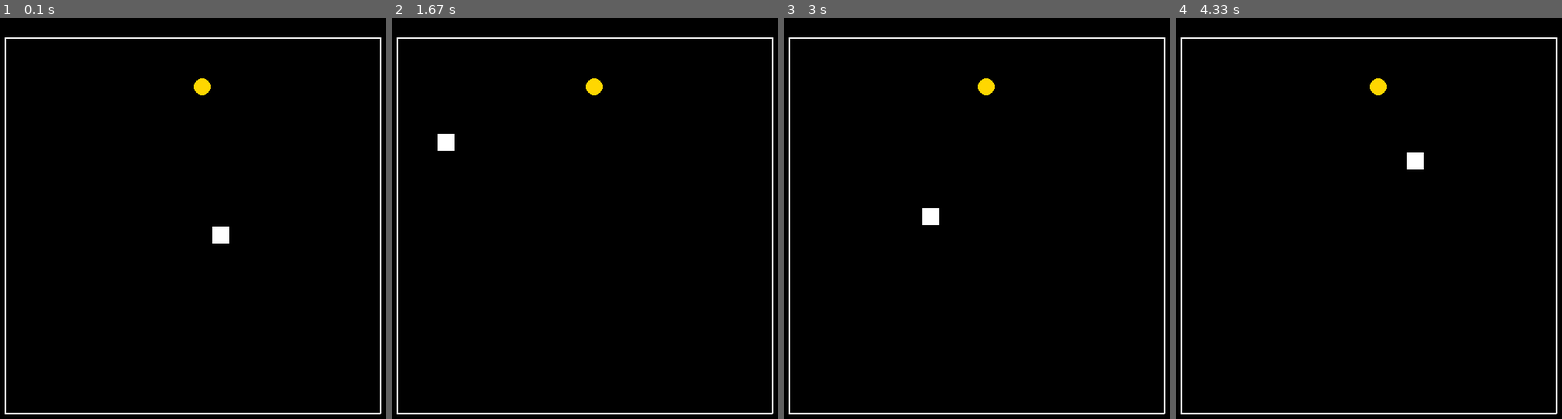
Above: before the commit, frames 1-4 (left to right).
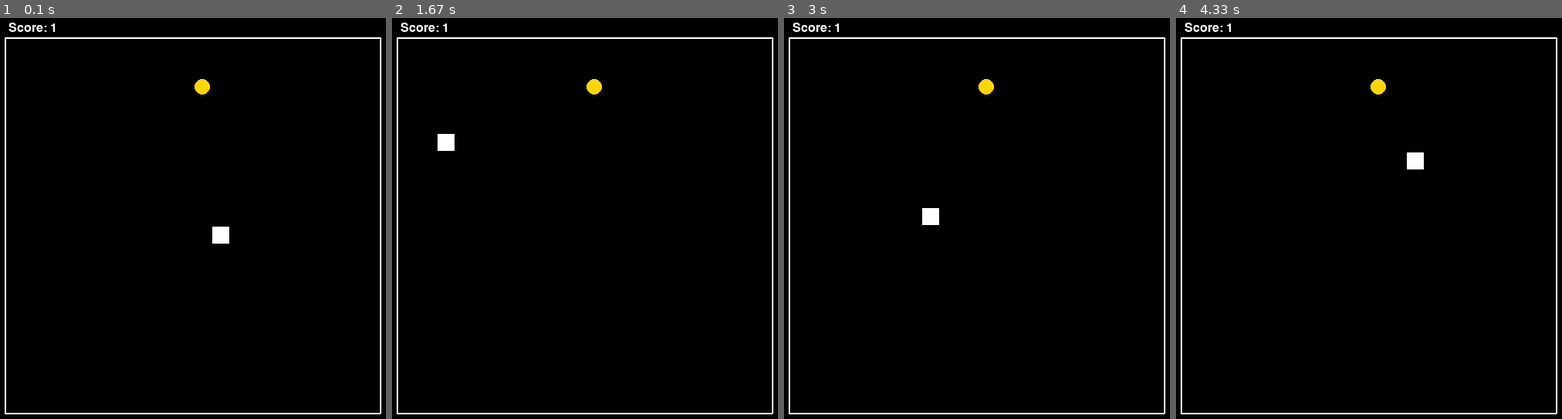
Above: after the commit, the same moments.

Repository: chees-e/PygameMisc
Game: pygame game, started from snake/snake.py
Same seed, same stepped clock (60 frames per second), same inputs: the game is played once before the commit and once after it.
Inputs:
- Up to frame 1 (0.1 s): no input
- Up to frame 2 (1.67 s): hold Right 0.33-0.8 s; hold Up 0.83-1.3 s; hold Right from 1.33 s (still down)
- Up to frame 3 (3 s): release Right at 1.8 s; hold Down 2.4-2.7 s; hold Left from 2.73 s (still down)
- Up to frame 4 (4.33 s): release Left at 3.13 s; hold Up 3.17-3.53 s; hold Right 3.57-4.2 s; hold Down from 4.23 s (still down)

The runs differ from the first frame. In frame 1, 0.2% of the frame differs, in the area x 2-55%, y 1-20%; in frame 2, 0.2%; in frame 3, 0.2%; in frame 4, 0.2%.

Commit message:
added score

Diff:
--- /dev/null
+++ b/snake/const.py
@@ -0,0 +1,27 @@
+import pygame
+
+speed = [200, 100, 50]
+speed_idx = 1
+
+spacing = 24
+snake_width = 22
+food_width = 20
+
+border_ratio = 0.8
+border_thickness = 2
+
+gridx = 20
+gridy = 20
+
+size = width, height = round(gridx * spacing / border_ratio), round(gridy * spacing / border_ratio)
+
+snake_colour = "white"
+food_colour = "gold"
+bg_colour = "black"
+border_colour = "white"
+text_colour = "white"
+
+font_size = 24
+font_path = None
+
+tick_rate = 60
--- a/snake/snake.py
+++ b/snake/snake.py
@@ -5,31 +5,36 @@
 import pygame.sprite
 import random as r
 
+import const as G
 
 # Global variables
-class G:
-    speed = [200, 100, 50]
-    speed_idx = 1
-
-    spacing = 24
-    snake_width = 22
-    food_width = 22
-
-    border_ratio = 0.8
-    border_thickness = 2
-
-    gridx = 20
-    gridy = 20
-
-    size = width, height = round(gridx * spacing / border_ratio), round(gridy * spacing / border_ratio)
-
-    snake_colour = "white"
-    food_colour = "gold"
-    bg_colour = "black"
-    border_colour = "white"
-
-    tick_rate = 60
-
+# class G:
+#     speed = [200, 100, 50]
+#     speed_idx = 1
+#
+#     spacing = 24
+#     snake_width = 22
+#     food_width = 22
+#
+#     border_ratio = 0.8
+#     border_thickness = 2
+#
+#     gridx = 20
+#     gridy = 20
+#
+#     size = width, height = round(gridx * spacing / border_ratio), round(gridy * spacing / border_ratio)
+#
+#     snake_colour = "white"
+#     food_colour = "gold"
+#     bg_colour = "black"
+#     border_colour = "white"
+#     text_colour = "white"
+#
+#     font_size = 24
+#     font_path = None
+#
+#     tick_rate = 60
+#
 
 def drawBorder(screen):
     width_offset = round((1 - G.border_ratio) * G.width / 2 - G.border_thickness - (G.spacing - G.snake_width)/2)
@@ -86,6 +91,8 @@
         self.x = x
         self.y = y
         self.screen = screen
+        self.font = pg.font.SysFont(G.font_path, G.font_size)
+
 
         self.alive = True
         self.length = 1
@@ -99,14 +106,15 @@
         width_offset = round((1 - G.border_ratio) * G.width / 2 + G.spacing / 2)
         height_offset = round((1 - G.border_ratio) * G.height / 2 + G.spacing / 2)
 
-        self.Rlimit = width_offset
+        # TODO: right and left limits are swapped
+        self.LLimit = width_offset
         self.Ulimit = height_offset
-        self.Llimit = self.Rlimit + (G.gridx-1) * G.spacing
+        self.RLimit = self.LLimit + (G.gridx-1) * G.spacing
         self.Dlimit = self.Ulimit + (G.gridy-1) * G.spacing
 
         # todo: Fix limits
 
-        rx = r.randrange(self.Rlimit, self.Llimit, G.spacing)
+        rx = r.randrange(self.LLimit, self.RLimit, G.spacing)
         ry = r.randrange(self.Ulimit, self.Dlimit, G.spacing)
         self.food = Food(rx, ry, screen)
 
@@ -116,6 +124,10 @@
         self.clear()
         self.food.draw()
         self.group.draw(self.screen)
+        score = self.font.render(f"Score: {self.length}", True, G.text_colour)
+
+        self.screen.blit(score, (self.LLimit-G.snake_width//2, self.Ulimit - 1.5 * (G.snake_width + G.border_thickness)))
+
         pg.display.flip()
 
     def clear(self):
@@ -128,15 +140,15 @@
         prevy = self.y
 
         if self.direction == "L":
-            if self.x - G.spacing < self.Rlimit:
-                newx = self.Llimit
+            if self.x - G.spacing < self.LLimit:
+                newx = self.RLimit
             else:
                 newx = self.x - G.spacing
             newy = self.y
 
         if self.direction == "R":
-            if self.x + G.spacing > self.Llimit:
-                newx = self.Rlimit
+            if self.x + G.spacing > self.RLimit:
+                newx = self.LLimit
             else:
                 newx = self.x + G.spacing
             newy = self.y
@@ -162,23 +174,24 @@
                 return
 
         if newx == self.food.x and newy == self.food.y:
+            print("Food detected, new length:", self.length + 1)
             self.body.append(Body(newx, newy))
             self.group.add(self.body[-1])
             self.length += 1
-            rx = r.randrange(self.Rlimit, self.Llimit, G.spacing)
+            rx = r.randrange(self.LLimit, self.RLimit, G.spacing)
             ry = r.randrange(self.Ulimit, self.Dlimit, G.spacing)
             self.food = Food(rx, ry, self.screen)
 
         self.body[-1].x = newx
         self.body[-1].y = newy
         self.body[-1].update()
-
-        print(self.body)
 
         last = self.body.pop(-1)
         self.body.insert(0, last)
         self.x = newx
         self.y = newy
+
+        print(f"x,y: {newx}, {newy}")
 
         self.draw()
 
@@ -238,6 +251,7 @@
             s.move()
 
             if not s.alive:
+                print("Score:",s.length)
                 self.exit_game()
                 return
 
